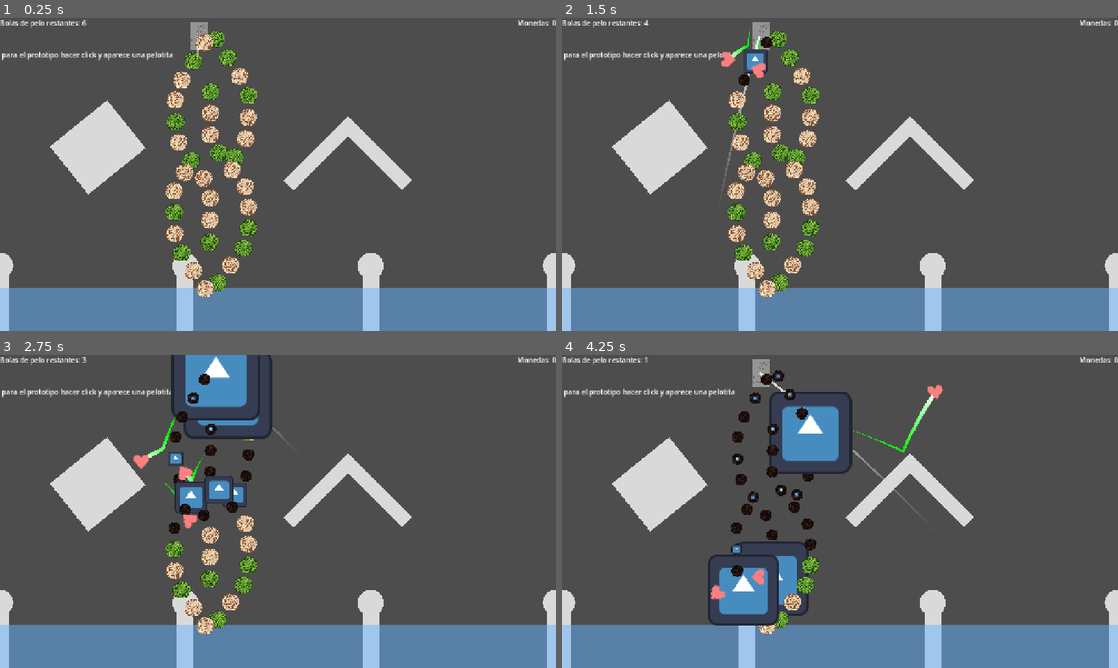
Above: before the commit, frames 1-4 (two rows, left to right).
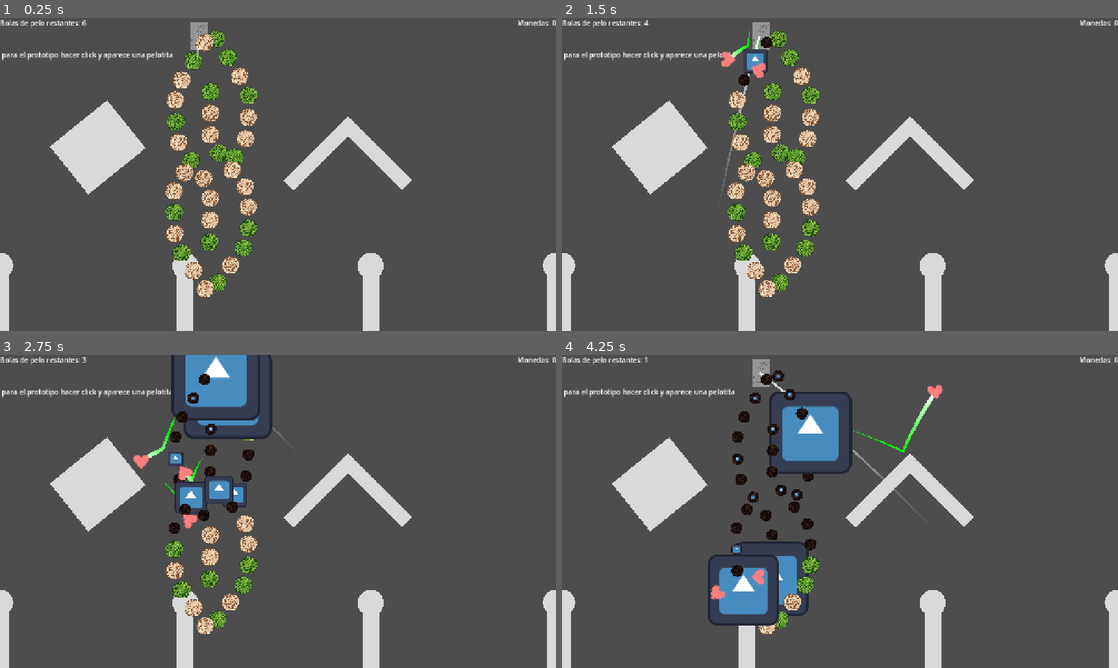
Above: after the commit, the same moments.

Repository: Markynico/LUJ-2026
Game: Godot game, scene res://escenas/prueba_escena.tscn
The game is run twice, just before and just after one commit, with the same random seed, the same clock (stepped at 60 frames per second) and the same inputs. The engine's default icon, where the game draws it, is replaced by a stand-in: a white triangle on a blue panel in a dark square. Sound files missing from this copy of the repository are replaced by a short silence.
Inputs (mouse positions are in pixels of both pictures, inside the frame that each line leads up to):
- Up to frame 1 (0.25 s): no input
- Up to frame 2 (1.5 s): tap Y at 0.5, 1.25 s; move the mouse to (962, 158) at 0.52 s; click (962, 158) at 0.67 s; drag from (728, 190) to (656, 309) at 1.27 s
- Up to frame 3 (2.75 s): tap Y at 2 s; move the mouse to (333, 442) at 2.02 s; click (333, 442) at 2.17 s
- Up to frame 4 (4.25 s): tap Y at 2.75, 3.5 s; drag from (812, 574) to (789, 395) at 2.77 s; move the mouse to (1006, 558) at 3.52 s; click (1006, 558) at 3.67 s

The runs differ from the first frame. In frame 1, 14% of the frame differs, in the area x 0-100%, y 86-100%; in frame 2, 14%; in frame 3, 14%; in frame 4, 14%.

Commit message:
cambiar de sala con el gato

Diff:
--- a/luj-2026/escenas/prueba_escena.tscn
+++ b/luj-2026/escenas/prueba_escena.tscn
@@ -5,7 +5,6 @@
 [ext_resource type="PackedScene" uid="uid://b07gjr8bpk3tm" path="res://escenas/hud.tscn" id="3_l1he2"]
 [ext_resource type="Script" uid="uid://bh3lxufik2p65" path="res://scripts/niveles/cargador_de_nivel.gd" id="3_qjisj"]
 [ext_resource type="PackedScene" uid="uid://dy3jqoayfdkwm" path="res://escenas/Ovillo.tscn" id="4_qjisj"]
-[ext_resource type="Script" uid="uid://mrkgoq2v1cix" path="res://scripts/niveles/selector_de_niveles.gd" id="5_7oqg1"]
 [ext_resource type="Resource" uid="uid://fxthvqs3nbe6" path="res://niveles/cool s.tres" id="6_3a2ma"]
 
 [node name="PRUEBA_ESCENA" type="Node2D" unique_id=1045362644]
@@ -246,11 +245,3 @@
 script = ExtResource("3_qjisj")
 nivel = ExtResource("6_3a2ma")
 metadata/_custom_type_script = "uid://bh3lxufik2p65"
-
-[node name="SelectorDeNiveles" type="Node2D" parent="." unique_id=1571656494 node_paths=PackedStringArray("cargador")]
-script = ExtResource("5_7oqg1")
-cargador = NodePath("../CargadorDeNivel")
-divisores_minimos = 1
-divisores_maximos = 3
-alto_salida = 100.0
-metadata/_custom_type_script = "uid://mrkgoq2v1cix"
--- /dev/null
+++ b/luj-2026/escenas/sala_normal.tscn
@@ -0,0 +1,33 @@
+[gd_scene format=3 uid="uid://8l4ogj2t5ql7"]
+
+[ext_resource type="Script" uid="uid://cpdk8l4oi6c1j" path="res://scripts/niveles/sala_normal.gd" id="1_sala"]
+[ext_resource type="PackedScene" uid="uid://djxr6fsxwllx3" path="res://escenas/game_manager.tscn" id="2_gm"]
+[ext_resource type="PackedScene" uid="uid://che0rryy8c7cq" path="res://escenas/gato.tscn" id="3_gato"]
+[ext_resource type="PackedScene" uid="uid://b07gjr8bpk3tm" path="res://escenas/hud.tscn" id="4_hud"]
+[ext_resource type="Script" uid="uid://bh3lxufik2p65" path="res://scripts/niveles/cargador_de_nivel.gd" id="5_carg"]
+[ext_resource type="Script" uid="uid://mrkgoq2v1cix" path="res://scripts/niveles/selector_de_niveles.gd" id="6_selec"]
+
+[node name="SalaNormal" type="Node2D" unique_id=934673846 node_paths=PackedStringArray("cargador")]
+script = ExtResource("1_sala")
+cargador = NodePath("CargadorDeNivel")
+
+[node name="GameManager" parent="." unique_id=501017550 node_paths=PackedStringArray("gato") instance=ExtResource("2_gm")]
+gato = NodePath("../Gato")
+bolas_maximas = 6
+
+[node name="Gato" parent="." unique_id=1407899144 node_paths=PackedStringArray("game_manager") instance=ExtResource("3_gato")]
+position = Vector2(455, 41)
+game_manager = NodePath("../GameManager")
+
+[node name="CanvasLayer" type="CanvasLayer" parent="." unique_id=128154418]
+
+[node name="HUD" parent="CanvasLayer" unique_id=769942436 node_paths=PackedStringArray("game_manager") instance=ExtResource("4_hud")]
+game_manager = NodePath("../../GameManager")
+
+[node name="CargadorDeNivel" type="Node2D" parent="." unique_id=883247812]
+script = ExtResource("5_carg")
+
+[node name="SelectorDeNiveles" type="Node2D" parent="." unique_id=931382229 node_paths=PackedStringArray("cargador")]
+script = ExtResource("6_selec")
+cargador = NodePath("../CargadorDeNivel")
+alto_salida = 100.0
--- a/luj-2026/scripts/niveles/cargador_de_nivel.gd
+++ b/luj-2026/scripts/niveles/cargador_de_nivel.gd
@@ -56,9 +56,10 @@
 
 func obtener_formas() -> Array[Node2D]:
 	var formas : Array[Node2D] = []
+	var forma : Node2D
 	for hijo in get_children():
 		if hijo is MovimientoPorPath:
-			var forma : Node2D = hijo.obtener_forma()
+			forma = hijo.obtener_forma()
 			if forma:
 				formas.append(forma)
 		elif hijo.has_method("obtener_datos"):
@@ -95,7 +96,7 @@
 
 
 func aplicar_divisiones(datos_nivel : NivelData) -> void:
-	var divisiones := obtener_divisiones()
+	var divisiones : DivisionesPachinko = obtener_divisiones()
 	if not divisiones:
 		divisiones = escena_divisiones.instantiate()
 		add_child(divisiones, true)
@@ -104,8 +105,9 @@
 
 
 func instanciar_formas(datos_nivel : NivelData, duenio : Node = null) -> void:
+	var forma : Node2D
 	for datos in datos_nivel.formas:
-		var forma := crear_forma(datos.tipo, duenio)
+		forma = crear_forma(datos.tipo, duenio)
 		forma.aplicar_datos(datos)
 		if datos.recorrido:
 			agregar_recorrido(forma, duenio).aplicar_datos(datos)
@@ -121,7 +123,7 @@
 
 func agregar_recorrido(forma : Node2D, duenio : Node = null) -> MovimientoPorPath:
 	var recorrido : MovimientoPorPath = escena_recorrido.instantiate()
-	var posicion_global := forma.global_position
+	var posicion_global : Vector2 = forma.global_position
 	forma.get_parent().remove_child(forma)
 	add_child(recorrido, true)
 	recorrido.global_position = posicion_global
@@ -135,8 +137,8 @@
 
 
 func quitar_recorrido(recorrido : MovimientoPorPath, duenio : Node = null) -> Node2D:
-	var forma := recorrido.obtener_forma()
-	var posicion_global := forma.global_position
+	var forma : Node2D = recorrido.obtener_forma()
+	var posicion_global : Vector2 = forma.global_position
 	recorrido.seguidor.remove_child(forma)
 	remove_child(recorrido)
 	recorrido.queue_free()
@@ -148,18 +150,19 @@
 
 
 func obtener_recorrido(forma : Node2D) -> MovimientoPorPath:
-	var seguidor := forma.get_parent()
+	var seguidor : Node = forma.get_parent()
 	if seguidor is PathFollow2D and seguidor.get_parent() is MovimientoPorPath:
 		return seguidor.get_parent()
 	return null
 
 
 func exportar_nivel(nombre : String) -> NivelData:
-	var datos_nivel := NivelData.new()
+	var datos_nivel : NivelData = NivelData.new()
+	var divisiones : DivisionesPachinko
 	datos_nivel.nombre = nombre
 	for raiz in obtener_raices_de_formas():
 		datos_nivel.formas.append(raiz.obtener_datos())
-	var divisiones := obtener_divisiones()
+	divisiones = obtener_divisiones()
 	if divisiones:
 		datos_nivel.posicion_divisiones = divisiones.position
 		datos_nivel.ancho_divisiones = divisiones.ancho_total
--- a/luj-2026/scripts/niveles/divisiones_pachinko.gd
+++ b/luj-2026/scripts/niveles/divisiones_pachinko.gd
@@ -38,15 +38,17 @@
 
 
 func regenerar() -> void:
+	var cantidad : int
+	var divisor : Node2D
 	regeneracion_pendiente = false
 	for hijo in get_children():
 		remove_child(hijo)
 		hijo.queue_free()
 	if not escena_divisor:
 		return
-	var cantidad := divisiones_intermedias + 2
+	cantidad = divisiones_intermedias + 2
 	for i in cantidad:
-		var divisor := escena_divisor.instantiate()
+		divisor = escena_divisor.instantiate()
 		divisor.position = Vector2(ancho_total * i / (cantidad - 1), 0)
 		add_child(divisor)
 
--- a/luj-2026/scripts/niveles/forma_circulo.gd
+++ b/luj-2026/scripts/niveles/forma_circulo.gd
@@ -21,7 +21,7 @@
 
 
 func obtener_contorno() -> PackedVector2Array:
-	var contorno := PackedVector2Array()
+	var contorno : PackedVector2Array = PackedVector2Array()
 	for i in SEGMENTOS_DIBUJO:
 		contorno.append(Vector2.from_angle(TAU * i / SEGMENTOS_DIBUJO) * radio)
 	return contorno
@@ -36,7 +36,7 @@
 
 
 func obtener_manijas() -> PackedVector2Array:
-	var manijas := super()
+	var manijas : PackedVector2Array = super()
 	manijas.append(Vector2(radio, 0))
 	return manijas
 
@@ -49,7 +49,7 @@
 
 
 func obtener_datos() -> FormaData:
-	var datos := super()
+	var datos : FormaData = super()
 	datos.tipo = "circulo"
 	datos.radio = radio
 	return datos
--- a/luj-2026/scripts/niveles/forma_path.gd
+++ b/luj-2026/scripts/niveles/forma_path.gd
@@ -37,7 +37,7 @@
 
 
 func esta_cerrada() -> bool:
-	var curva := obtener_curva()
+	var curva : Curve2D = obtener_curva()
 	return curva.point_count > 2 and curva.get_point_position(0).is_equal_approx(curva.get_point_position(curva.point_count - 1))
 
 
@@ -46,29 +46,31 @@
 
 
 func obtener_puntos() -> PackedVector2Array:
-	var trazo := global_transform * obtener_curva().tessellate()
-	var largo := largo_de_polilinea(trazo)
-	var cantidad := calcular_cantidad_ovillos(largo)
-	var resultado := PackedVector2Array()
+	var trazo : PackedVector2Array = global_transform * obtener_curva().tessellate()
+	var largo : float = largo_de_polilinea(trazo)
+	var cantidad : int = calcular_cantidad_ovillos(largo)
+	var resultado : PackedVector2Array = PackedVector2Array()
+	var total : int
 	if cantidad == 0:
 		return resultado
-	var total := cantidad if esta_cerrada() else cantidad + 1
+	total = cantidad if esta_cerrada() else cantidad + 1
 	for i in total:
 		resultado.append(punto_sobre_polilinea(trazo, largo * i / cantidad))
 	return resultado
 
 
 func largo_de_polilinea(trazo : PackedVector2Array) -> float:
-	var largo := 0.0
+	var largo : float = 0.0
 	for i in trazo.size() - 1:
 		largo += trazo[i].distance_to(trazo[i + 1])
 	return largo
 
 
 func punto_sobre_polilinea(trazo : PackedVector2Array, distancia : float) -> Vector2:
-	var recorrido := 0.0
+	var recorrido : float = 0.0
+	var largo : float
 	for i in trazo.size() - 1:
-		var largo := trazo[i].distance_to(trazo[i + 1])
+		largo = trazo[i].distance_to(trazo[i + 1])
 		if distancia <= recorrido + largo or i == trazo.size() - 2:
 			return trazo[i].lerp(trazo[i + 1], clampf((distancia - recorrido) / largo, 0.0, 1.0) if largo > 0.0 else 0.0)
 		recorrido += largo
@@ -76,7 +78,7 @@
 
 
 func obtener_datos() -> FormaData:
-	var datos := FormaData.new()
+	var datos : FormaData = FormaData.new()
 	datos.tipo = "path"
 	datos.posicion = position
 	datos.rotacion = rotation
--- a/luj-2026/scripts/niveles/forma_rectangulo.gd
+++ b/luj-2026/scripts/niveles/forma_rectangulo.gd
@@ -15,16 +15,17 @@
 
 
 func _draw() -> void:
+	var vertices : PackedVector2Array
 	if not Engine.is_editor_hint():
 		return
 	super()
-	var vertices := obtener_vertices()
+	vertices = obtener_vertices()
 	vertices.append(vertices[0])
 	draw_polyline(vertices, COLOR_DIBUJO, GROSOR_DIBUJO)
 
 
 func obtener_vertices() -> PackedVector2Array:
-	var mitad := tamaño * 0.5
+	var mitad : Vector2 = tamaño * 0.5
 	return PackedVector2Array([
 		Vector2(-mitad.x, -mitad.y),
 		Vector2(mitad.x, -mitad.y),
@@ -46,15 +47,16 @@
 
 
 func obtener_manijas() -> PackedVector2Array:
-	var manijas := super()
+	var manijas : PackedVector2Array = super()
 	manijas.append_array(obtener_vertices())
 	return manijas
 
 
 func empezar_arrastre_manija(indice : int) -> void:
+	var esquina : Vector2
 	if indice < Manija.ARRIBA_IZQUIERDA:
 		return
-	var esquina := obtener_vertices()[indice - Manija.ARRIBA_IZQUIERDA]
+	esquina = obtener_vertices()[indice - Manija.ARRIBA_IZQUIERDA]
 	ancla_global = to_global(-esquina)
 	direccion_diagonal = esquina.normalized()
 
@@ -70,15 +72,15 @@
 
 
 func escalar_desde_centro(posicion_local : Vector2, proporcional : bool) -> void:
-	var mitad := posicion_local
+	var mitad : Vector2 = posicion_local
 	if proporcional:
 		mitad = proyectar_sobre_diagonal(mitad)
 	tamaño = mitad.abs() * 2.0
 
 
 func escalar_desde_ancla(posicion_local : Vector2, proporcional : bool) -> void:
-	var opuesta := to_local(ancla_global)
-	var diagonal := posicion_local - opuesta
+	var opuesta : Vector2 = to_local(ancla_global)
+	var diagonal : Vector2 = posicion_local - opuesta
 	if proporcional:
 		diagonal = proyectar_sobre_diagonal(diagonal)
 	position += (opuesta + diagonal * 0.5).rotated(rotation)
@@ -90,7 +92,7 @@
 
 
 func obtener_datos() -> FormaData:
-	var datos := super()
+	var datos : FormaData = super()
 	datos.tipo = "rectangulo"
 	datos.tamaño = tamaño
 	return datos
--- a/luj-2026/scripts/niveles/forma_spawn.gd
+++ b/luj-2026/scripts/niveles/forma_spawn.gd
@@ -51,11 +51,13 @@
 
 
 func esta_sobre_contorno(punto_local : Vector2, tolerancia : float) -> bool:
-	var contorno := obtener_contorno()
-	var segmentos := contorno.size() if contorno_cerrado() else contorno.size() - 1
+	var contorno : PackedVector2Array = obtener_contorno()
+	var segmentos : int = contorno.size() if contorno_cerrado() else contorno.size() - 1
+	var desde : Vector2
+	var hasta : Vector2
 	for i in segmentos:
-		var desde := contorno[i]
-		var hasta := contorno[(i + 1) % contorno.size()]
+		desde = contorno[i]
+		hasta = contorno[(i + 1) % contorno.size()]
 		if Geometry2D.get_closest_point_to_segment(punto_local, desde, hasta).distance_to(punto_local) <= tolerancia:
 			return true
 	return false
@@ -70,7 +72,7 @@
 
 
 func obtener_manijas() -> PackedVector2Array:
-	var manijas := PackedVector2Array([obtener_centro_manijas()])
+	var manijas : PackedVector2Array = PackedVector2Array([obtener_centro_manijas()])
 	if usa_rotacion():
 		manijas.append(obtener_manija_rotacion())
 	return manijas
@@ -99,7 +101,7 @@
 
 
 func obtener_datos() -> FormaData:
-	var datos := FormaData.new()
+	var datos : FormaData = FormaData.new()
 	datos.posicion = position
 	datos.rotacion = rotation
 	datos.escala = scale
@@ -119,20 +121,28 @@
 
 
 func puntos_sobre_poligono(vertices : PackedVector2Array) -> PackedVector2Array:
-	var perimetro := 0.0
+	var perimetro : float = 0.0
+	var cantidad : int
+	var separacion_real : float
+	var puntos : PackedVector2Array
+	var recorrido : float
+	var siguiente : float
+	var desde : Vector2
+	var hasta : Vector2
+	var largo : float
 	for i in vertices.size():
 		perimetro += vertices[i].distance_to(vertices[(i + 1) % vertices.size()])
-	var cantidad := calcular_cantidad_ovillos(perimetro)
+	cantidad = calcular_cantidad_ovillos(perimetro)
 	if cantidad == 0:
 		return PackedVector2Array()
-	var separacion_real := perimetro / cantidad
-	var puntos := PackedVector2Array()
-	var recorrido := 0.0
-	var siguiente := 0.0
+	separacion_real = perimetro / cantidad
+	puntos = PackedVector2Array()
+	recorrido = 0.0
+	siguiente = 0.0
 	for i in vertices.size():
-		var desde := vertices[i]
-		var hasta := vertices[(i + 1) % vertices.size()]
-		var largo := desde.distance_to(hasta)
+		desde = vertices[i]
+		hasta = vertices[(i + 1) % vertices.size()]
+		largo = desde.distance_to(hasta)
 		while siguiente < recorrido + largo - 0.001 and puntos.size() < cantidad:
 			puntos.append(desde.lerp(hasta, (siguiente - recorrido) / largo))
 			siguiente += separacion_real
--- a/luj-2026/scripts/niveles/generador_de_ovillos.gd
+++ b/luj-2026/scripts/niveles/generador_de_ovillos.gd
@@ -33,8 +33,9 @@
 
 
 func reposicionar() -> void:
+	var puntos : PackedVector2Array
 	regeneracion_pendiente = false
-	var puntos : PackedVector2Array = forma.obtener_puntos()
+	puntos = forma.obtener_puntos()
 	if puntos.size() != get_child_count():
 		regenerar()
 		return
@@ -43,6 +44,7 @@
 
 
 func regenerar() -> void:
+	var spawn : Node2D
 	regeneracion_pendiente = false
 	for hijo in get_children():
 		remove_child(hijo)
@@ -50,6 +52,6 @@
 	if not forma or not escena_spawn:
 		return
 	for punto in forma.obtener_puntos():
-		var spawn := escena_spawn.instantiate()
+		spawn = escena_spawn.instantiate()
 		add_child(spawn)
 		spawn.global_position = punto
--- a/luj-2026/scripts/niveles/movimiento_por_path.gd
+++ b/luj-2026/scripts/niveles/movimiento_por_path.gd
@@ -28,12 +28,13 @@
 
 
 func _ready() -> void:
+	var forma : Node2D
 	obtener_curva().changed.connect(anclar_origen_de_la_curva)
 	anclar_origen_de_la_curva()
 	actualizar_seguidor()
 	if Engine.is_editor_hint():
 		seguidor.child_entered_tree.connect(escuchar_forma)
-		var forma := obtener_forma()
+		forma = obtener_forma()
 		if forma:
 			escuchar_forma(forma)
 
@@ -44,7 +45,7 @@
 
 
 func seguir_a_la_forma() -> void:
-	var forma := obtener_forma()
+	var forma : Node2D = obtener_forma()
 	if not forma or not Engine.is_editor_hint() or forma.position == Vector2.ZERO:
 		return
 	global_position += forma.global_position - seguidor.global_position
@@ -52,10 +53,11 @@
 
 
 func anclar_origen_de_la_curva() -> void:
-	var curva := obtener_curva()
+	var curva : Curve2D = obtener_curva()
+	var origen : Vector2
 	if curva.point_count == 0:
 		return
-	var origen := curva.get_point_position(0)
+	origen = curva.get_point_position(0)
 	if origen == Vector2.ZERO:
 		return
 	for i in curva.point_count:
@@ -98,7 +100,7 @@
 
 
 func obtener_datos() -> FormaData:
-	var forma := obtener_forma()
+	var forma : Node2D = obtener_forma()
 	var datos : FormaData = forma.obtener_datos() if forma else FormaData.new()
 	datos.recorrido = obtener_curva().duplicate()
 	datos.posicion_recorrido = position
--- a/luj-2026/scripts/niveles/obstaculo_circulo.gd
+++ b/luj-2026/scripts/niveles/obstaculo_circulo.gd
@@ -4,6 +4,6 @@
 
 
 func obtener_datos() -> FormaData:
-	var datos := super()
+	var datos : FormaData = super()
 	datos.tipo = "obstaculo_circulo"
 	return datos
--- a/luj-2026/scripts/niveles/obstaculo_rectangulo.gd
+++ b/luj-2026/scripts/niveles/obstaculo_rectangulo.gd
@@ -4,6 +4,6 @@
 
 
 func obtener_datos() -> FormaData:
-	var datos := super()
+	var datos : FormaData = super()
 	datos.tipo = "obstaculo_rectangulo"
 	return datos
--- /dev/null
+++ b/luj-2026/scripts/niveles/sala_normal.gd
@@ -0,0 +1,32 @@
+class_name SalaNormal
+extends Node2D
+
+##cargador donde se construye el nivel elegido
+@export var cargador : CargadorDeNivel
+##niveles entre los que se elige al azar, si esta vacio usa todos los de la carpeta de niveles
+@export var niveles : Array[NivelData] = []
+##carpeta de donde se cargan los niveles cuando la lista esta vacia
+@export_dir var carpeta_niveles : String = "res://niveles"
+
+
+func _ready() -> void:
+	var nivel : NivelData = elegir_nivel()
+	if cargador and nivel:
+		cargador.construir_nivel(nivel)
+
+
+func elegir_nivel() -> NivelData:
+	var disponibles : Array[NivelData] = niveles if not niveles.is_empty() else cargar_carpeta()
+	return disponibles.pick_random() if not disponibles.is_empty() else null
+
+
+func cargar_carpeta() -> Array[NivelData]:
+	var encontrados : Array[NivelData] = []
+	var recurso : Resource
+	for archivo in DirAccess.get_files_at(carpeta_niveles):
+		if archivo.get_extension() != "tres":
+			continue
+		recurso = load(carpeta_niveles.path_join(archivo))
+		if recurso is NivelData:
+			encontrados.append(recurso)
+	return encontrados
--- a/luj-2026/scripts/niveles/salida_de_nivel.gd
+++ b/luj-2026/scripts/niveles/salida_de_nivel.gd
@@ -19,7 +19,7 @@
 
 func _ready() -> void:
 	actualizar_forma()
-	body_entered.connect(al_entrar_cuerpo)
+	body_entered.connect(_on_body_entered)
 
 
 func actualizar_forma() -> void:
@@ -32,8 +32,9 @@
 	queue_redraw()
 
 
-func al_entrar_cuerpo(_cuerpo : Node2D) -> void:
-	elegida.emit(self)
+func _on_body_entered(body : Node2D) -> void:
+	if body is Gato:
+		elegida.emit(self)
 
 
 func _draw() -> void:
--- a/luj-2026/scripts/niveles/selector_de_niveles.gd
+++ b/luj-2026/scripts/niveles/selector_de_niveles.gd
@@ -19,10 +19,17 @@
 ]
 ##niveles que se pueden elegir como destino
 @export var niveles_disponibles : Array[NivelData] = []
+##ruta de la escena a la que se viaja segun el tipo de sala elegido
+@export var escenas_por_sala : Dictionary[TipoDeSala.Tipo, String] = {
+	TipoDeSala.Tipo.NORMAL: "uid://csalanormal0a1",
+	TipoDeSala.Tipo.TIENDA: "uid://dfm5y8q2s1txc",
+	TipoDeSala.Tipo.LOOT: "uid://csalanormal0a1",
+}
 ##alto del area de cada salida
 @export var alto_salida : float = 200.0
 
 var salidas : Array[SalidaDeNivel] = []
+var eleccion_hecha : bool = false
 
 
 func _ready() -> void:
@@ -32,7 +39,8 @@
 
 
 func preparar_salidas() -> void:
-	var divisiones := obtener_divisiones()
+	var divisiones : DivisionesPachinko = obtener_divisiones()
+	eleccion_hecha = false
 	if not divisiones:
 		return
 	divisiones.divisiones_intermedias = randi_range(divisores_minimos, divisores_maximos)
@@ -43,12 +51,14 @@
 	for salida in salidas:
 		salida.queue_free()
 	salidas.clear()
-	var divisiones := obtener_divisiones()
+	var divisiones : DivisionesPachinko = obtener_divisiones()
+	var ancho : float
+	var salida : SalidaDeNivel
 	if not divisiones or not escena_salida or tipos_disponibles.is_empty():
 		return
-	var ancho := divisiones.ancho_de_hueco()
+	ancho = divisiones.ancho_de_hueco()
 	for centro in divisiones.obtener_centros_de_huecos():
-		var salida : SalidaDeNivel = escena_salida.instantiate()
+		salida = escena_salida.instantiate()
 		salida.tipo = tipos_disponibles.pick_random()
 		salida.tamaño = Vector2(ancho, alto_salida)
 		add_child(salida, true)
@@ -62,4 +72,18 @@
 
 
 func al_elegir_salida(salida : SalidaDeNivel) -> void:
+	if eleccion_hecha:
+		return
+	eleccion_hecha = true
 	nivel_elegido.emit(salida.tipo)
+	viajar_a_sala(salida.tipo)
+
+
+func viajar_a_sala(tipo : TipoDeSala.Tipo) -> void:
+	var ruta : String = escenas_por_sala.get(tipo, "")
+	var escena : PackedScene
+	if ruta.is_empty():
+		return
+	escena = load(ruta)
+	if escena:
+		get_tree().change_scene_to_packed.call_deferred(escena)
--- /dev/null
+++ b/luj-2026/scripts/prueba_tmp.gd
@@ -0,0 +1,20 @@
+extends SceneTree
+
+func _init() -> void:
+	var cargador := CargadorDeNivel.new()
+	root.add_child(cargador)
+	await process_frame
+	var rect := cargador.crear_forma("rectangulo")
+	rect.tamaño = Vector2(200, 100)
+	var circ := cargador.crear_forma("obstaculo_circulo")
+	circ.radio = 50.0
+	var path := cargador.crear_forma("path")
+	path.obtener_curva().add_point(Vector2.ZERO)
+	path.obtener_curva().add_point(Vector2(100, 0))
+	await process_frame
+	var datos := cargador.exportar_nivel("t")
+	cargador.construir_nivel(datos)
+	await process_frame
+	print("roundtrip: ", cargador.obtener_formas().map(func(f): return f.name))
+	print("puntos rect: ", rect.obtener_puntos().size())
+	quit()
Not shown, changed: luj-2026/addons/editor_de_niveles/manijas_forma.gd
Not shown, changed: luj-2026/addons/editor_de_niveles/plugin.gd
Not shown, changed: luj-2026/addons/editor_de_niveles/selector_de_formas.gd
Not shown, added: luj-2026/scripts/niveles/sala_normal.gd.uid
Not shown, added: luj-2026/scripts/prueba_tmp.gd.uid
